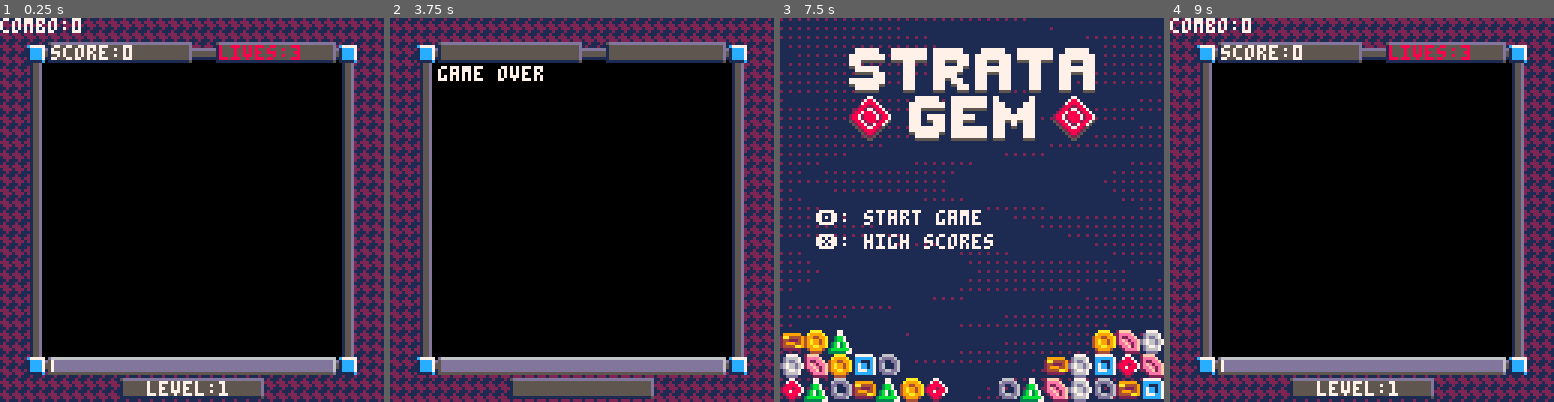
Above: before the commit, frames 1-4 (left to right).
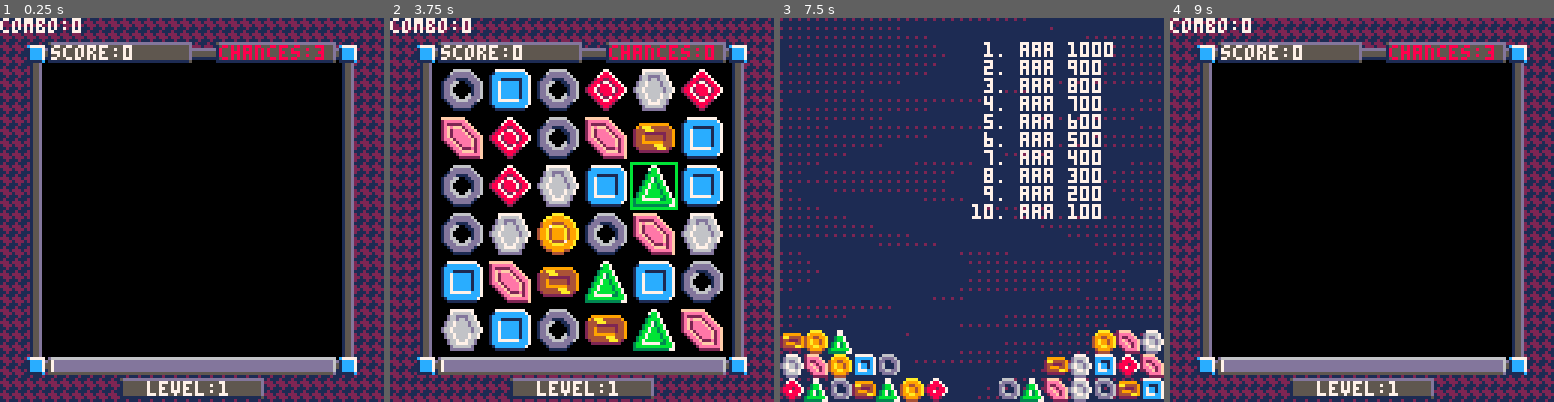
Above: after the commit, the same moments.

Repository: vm70/stratagem
Game: PICO-8 cartridge stratagem.p8
The game is run twice, just before and just after one commit, with the same random seed, the same clock (stepped at 60 frames per second) and the same inputs.
Inputs:
- Up to frame 1 (0.25 s): no input
- Up to frame 2 (3.75 s): tap X (X key) at 0.33, 1.07, 1.85, 2.97 s; tap O (Z key) at 0.7, 1.7, 2.1, 2.5, 2.9, 3.3, 3.7 s; hold Right 1.6-2.1 s; hold Up 2.15-2.42 s; hold Right 2.47-3.03 s; hold Left 3.08-3.58 s; hold Down from 3.63 s (still down)
- Up to frame 3 (7.5 s): release Down at 3.97 s; hold Right 4.02-4.68 s; tap X (X key) every 1.12 s from 4.08 to 7.43 s; tap O (Z key) every 0.4 s from 4.1 to 7.3 s; hold Up 4.73-5.03 s; hold Left 5.08-5.68 s; hold Down 5.73-6.03 s; hold Right 6.08-6.58 s; hold Right 6.63-7.13 s; hold Up 7.18-7.45 s
- Up to frame 4 (9 s): hold Right 7.5-8.07 s; tap O (Z key) every 0.4 s from 7.7 to 8.9 s; hold Left 8.12-8.62 s; tap X (X key) at 8.55 s; hold Down from 8.67 s (still down)

The runs differ from the first frame. In frame 1, 0.4% of the frame differs, in the area x 57-85%, y 7-11%; in frame 2, 34%, in the area x 0-87%, y 0-99%; in frame 3, 13%; in frame 4, 0.4%.

Commit message:
Rename "lives" to "chances"

Diff:
--- a/stratagem.lua
+++ b/stratagem.lua
@@ -4,7 +4,7 @@
 ---@alias Coords [integer, integer]
 ---@alias HighScore {initials: string, score: integer}
 ---@alias Match {move_score: integer, x: integer, y: integer, color: integer}
----@alias Player {grid_cursor: Coords, score: integer, init_level_score: integer, level_threshold: integer, level: integer, lives: integer, combo: integer, last_match: Match, letter_ids: integer[], placement: integer, score_cursor: ScorePositions}
+---@alias Player {grid_cursor: Coords, score: integer, init_level_score: integer, level_threshold: integer, level: integer, chances: integer, combo: integer, last_match: Match, letter_ids: integer[], placement: integer, score_cursor: ScorePositions}
 
 ---@enum States
 STATES = {
@@ -102,7 +102,7 @@
 		init_level_score = 0,
 		level_threshold = L1_THRESHOLD,
 		level = 1,
-		lives = 3,
+		chances = 3,
 		combo = 0,
 		last_match = { move_score = 0, x = 0, y = 0, color = 0 },
 		letter_ids = { 1, 1, 1 },
@@ -194,7 +194,7 @@
 		end
 		if byPlayer then
 			Player.combo = Player.combo + 1
-			sfx(min(Player.combo, 7))
+			sfx(min(Player.combo, 7), -1, 0, 4) -- combo sound effects are #1-7
 			local move_score = Player.level * Player.combo * BASE_MATCH_PTS * (#match_list - 2)
 			Player.score = Player.score + move_score
 			Player.last_match = { move_score = move_score, x = coords[2], y = coords[1], color = gem_color }
@@ -397,10 +397,10 @@
 	return has_holes
 end
 
---- Draw the HUD (score, lives, level progress bar, etc) on the screen
+--- Draw the HUD (score, chances, level progress bar, etc) on the screen
 function DrawHUD()
 	print("score:" .. Player.score, 17, 9, 7)
-	print("lives:" .. Player.lives, 73, 9, 8)
+	print("chances:" .. max(Player.chances, 0), 73, 9, 8)
 	print("level:" .. Player.level, 49, 121, 7)
 	print("combo:" .. Player.combo, 0, 0, 7)
 	-- calculate level completion ratio
@@ -565,6 +565,7 @@
 		InitPlayer()
 		InitGrid()
 		CartState = STATES.generate_board
+		music(8)
 	elseif CartState == STATES.generate_board then
 		if not FillGridHoles() then
 			if not ClearGridMatches(false) then
@@ -576,7 +577,9 @@
 		if Player.score >= Player.level_threshold then
 			CartState = STATES.level_up
 			FrameCounter = 0
-		elseif Player.lives == 0 then
+		elseif Player.chances == -1 then
+			Player.chances = 0
+			music(0)
 			CartState = STATES.game_over
 			FrameCounter = 0
 		end
@@ -593,8 +596,8 @@
 	elseif CartState == STATES.player_matching then
 		if not ClearGridMatches(true) then
 			if Player.combo == 0 then
-				sfx(0)
-				Player.lives = Player.lives - 1
+				sfx(0, -1, 0, 3) -- "error" sound effect
+				Player.chances = Player.chances - 1
 			end
 			Player.combo = 0
 			CartState = STATES.game_idle
--- a/stratagem.p8
+++ b/stratagem.p8
@@ -7,7 +7,7 @@
 ---@alias Coords [integer, integer]
 ---@alias HighScore {initials: string, score: integer}
 ---@alias Match {move_score: integer, x: integer, y: integer, color: integer}
----@alias Player {grid_cursor: Coords, score: integer, init_level_score: integer, level_threshold: integer, level: integer, lives: integer, combo: integer, last_match: Match, letter_ids: integer[], placement: integer, score_cursor: ScorePositions}
+---@alias Player {grid_cursor: Coords, score: integer, init_level_score: integer, level_threshold: integer, level: integer, chances: integer, combo: integer, last_match: Match, letter_ids: integer[], placement: integer, score_cursor: ScorePositions}
 
 ---@enum States
 STATES = {
@@ -105,7 +105,7 @@
 		init_level_score = 0,
 		level_threshold = L1_THRESHOLD,
 		level = 1,
-		lives = 3,
+		chances = 3,
 		combo = 0,
 		last_match = { move_score = 0, x = 0, y = 0, color = 0 },
 		letter_ids = { 1, 1, 1 },
@@ -197,7 +197,7 @@
 		end
 		if byPlayer then
 			Player.combo = Player.combo + 1
-			sfx(min(Player.combo, 7))
+			sfx(min(Player.combo, 7), -1, 0, 4) -- combo sound effects are #1-7
 			local move_score = Player.level * Player.combo * BASE_MATCH_PTS * (#match_list - 2)
 			Player.score = Player.score + move_score
 			Player.last_match = { move_score = move_score, x = coords[2], y = coords[1], color = gem_color }
@@ -400,10 +400,10 @@
 	return has_holes
 end
 
---- Draw the HUD (score, lives, level progress bar, etc) on the screen
+--- Draw the HUD (score, chances, level progress bar, etc) on the screen
 function DrawHUD()
 	print("score:" .. Player.score, 17, 9, 7)
-	print("lives:" .. Player.lives, 73, 9, 8)
+	print("chances:" .. max(Player.chances, 0), 73, 9, 8)
 	print("level:" .. Player.level, 49, 121, 7)
 	print("combo:" .. Player.combo, 0, 0, 7)
 	-- calculate level completion ratio
@@ -568,6 +568,7 @@
 		InitPlayer()
 		InitGrid()
 		CartState = STATES.generate_board
+		music(8)
 	elseif CartState == STATES.generate_board then
 		if not FillGridHoles() then
 			if not ClearGridMatches(false) then
@@ -579,7 +580,9 @@
 		if Player.score >= Player.level_threshold then
 			CartState = STATES.level_up
 			FrameCounter = 0
-		elseif Player.lives == 0 then
+		elseif Player.chances == -1 then
+			Player.chances = 0
+			music(0)
 			CartState = STATES.game_over
 			FrameCounter = 0
 		end
@@ -596,8 +599,8 @@
 	elseif CartState == STATES.player_matching then
 		if not ClearGridMatches(true) then
 			if Player.combo == 0 then
-				sfx(0)
-				Player.lives = Player.lives - 1
+				sfx(0, -1, 0, 3) -- "error" sound effect
+				Player.chances = Player.chances - 1
 			end
 			Player.combo = 0
 			CartState = STATES.game_idle
Not shown, changed: the music (__music__) section of stratagem-art.p8
Not shown, changed: the sound effects (__sfx__) section of stratagem-art.p8
Not shown, changed: the music (__music__) section of stratagem.p8
Not shown, changed: the sound effects (__sfx__) section of stratagem.p8
